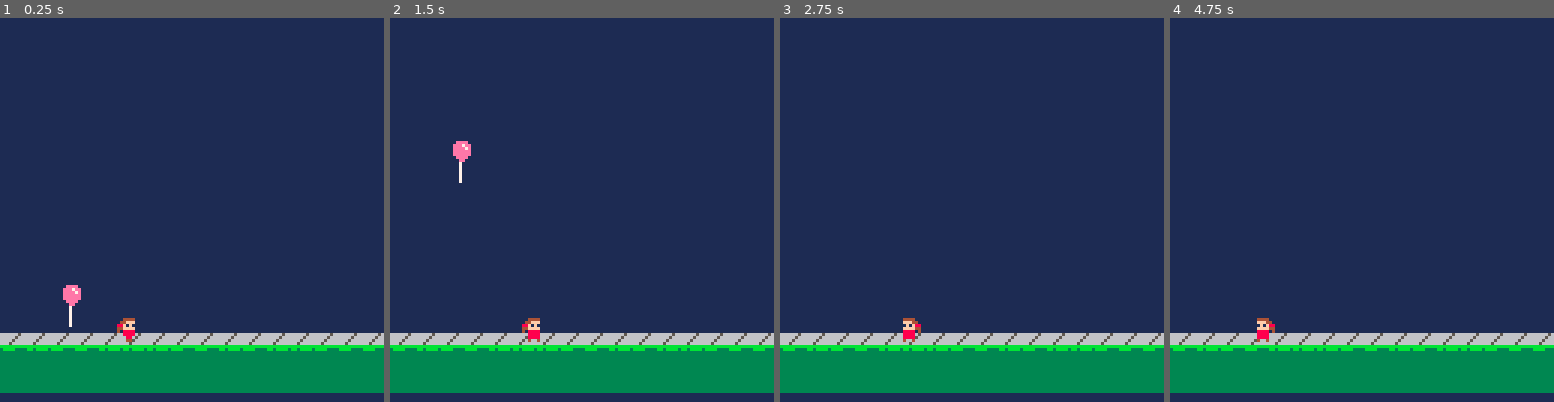
Above: before the commit, frames 1-4 (left to right).
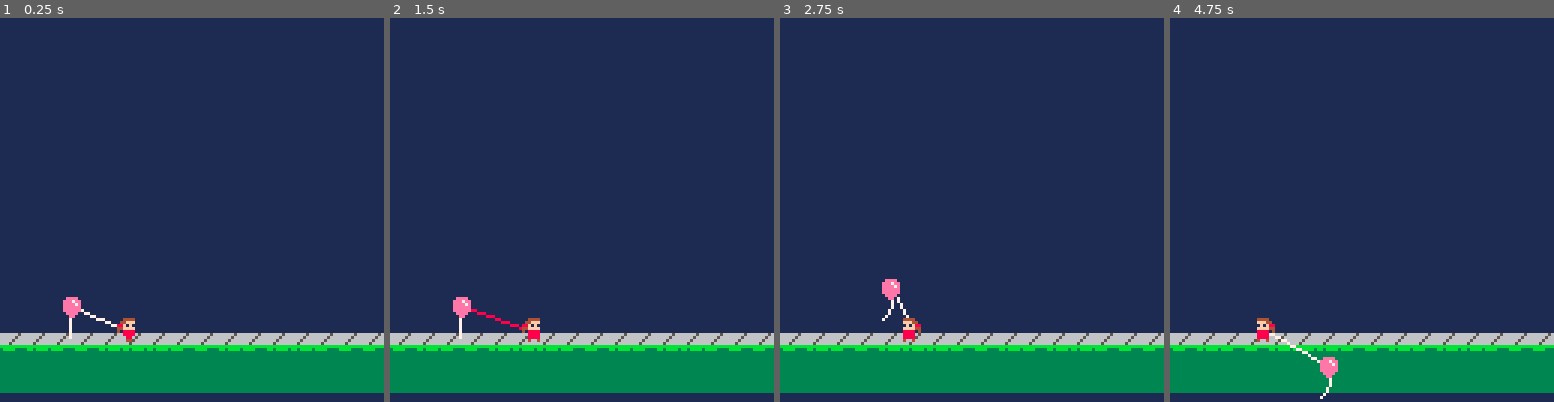
Above: after the commit, the same moments.

Repository: iffy/ppb-pico
Game: PICO-8 cartridge ppb.p8
The game is run twice, just before and just after one commit, with the same random seed, the same clock (stepped at 60 frames per second) and the same inputs.
Inputs:
- Up to frame 1 (0.25 s): no input
- Up to frame 2 (1.5 s): no input
- Up to frame 3 (2.75 s): hold Right 1.6-2.1 s; hold Up 2.15-2.42 s; hold Right from 2.47 s (still down)
- Up to frame 4 (4.75 s): release Right at 3.03 s; hold Left 3.08-3.58 s; hold Down 3.63-3.97 s; hold Right 4.02-4.68 s; hold Up from 4.73 s (still down)

The runs differ from the first frame. In frame 1, 0.4% of the frame differs, in the area x 16-31%, y 69-84%; in frame 2, 0.6%, in the area x 16-35%, y 32-84%; in frame 3, 0.3%; in frame 4, 0.4%.

Commit message:
I have a straight string

Diff:
--- a/ppb.p8
+++ b/ppb.p8
@@ -41,6 +41,7 @@
 
 -- all the actors in the world
 actors = {}
+tethers = {}
 
 -- largely copied from collide.p8
 -- make an actor
@@ -64,8 +65,8 @@
     a.frameticks = 4
 
     a.inertia = 0.6
+    a.mass = 1
     a.sprite = 1
-    a.postmove = function() end
     -- number of "walking frames"
     add(actors, a)
     return a
@@ -89,12 +90,12 @@
 function make_balloon(tx, ty)
     balloon = make_actor(tx, ty)
     balloon.draw = draw_balloon
-    balloon.ay = -0.02
+    --balloon.ay = -0.02
     balloon.inertia = 0.90
+    balloon.mass = 0.1
     balloon.string_lag = 3
     balloon.string_facing = CENTER
     balloon.control = control_balloon
-    balloon.postmove = move_string
     return balloon
 end
 function control_balloon(balloon)
@@ -110,8 +111,6 @@
         balloon.string_facing = CENTER
     end
 
-end
-function move_string(balloon)
 end
 
 --------------------------------------------------
@@ -148,6 +147,41 @@
 end
 
 --------------------------------------------------
+-- tethers
+--------------------------------------------------
+function make_tether(obj1, obj2, len)
+    t = {}
+    t.objs = {obj1, obj2}
+    t.elasticity = 0.5
+    t.length = len or 2
+    t.color = white
+    add(tethers, t)
+    return t
+end
+function draw_tether(t)
+    line(t.objs[1].tx * 8, t.objs[1].ty * 8, t.objs[2].tx * 8, t.objs[2].ty * 8, t.color)
+end
+function constrain_tether(t)
+    obj1 = t.objs[1]
+    obj2 = t.objs[2]
+    x1 = obj1.tx + obj1.vx
+    y1 = obj1.ty + obj1.vy
+    x2 = obj2.tx + obj2.vx
+    y2 = obj2.ty + obj2.vy
+    if (distance(x1, y1, x2, y2) > t.length) then
+        t.color = red
+        obj1.vx *= -t.elasticity
+        obj1.vy *= -t.elasticity
+        -- XXX aim obj1 at obj2, not just "bounce"
+    else
+        t.color = white
+    end
+end
+function distance(x1,y1,x2,y2)
+    return sqrt((x2-x1)^2 + (y2-y1)^2)
+end
+
+--------------------------------------------------
 -- generic actor stuff
 --------------------------------------------------
 function draw_actor(a)
@@ -173,13 +207,13 @@
     elseif (a.vx > 0) then
         a.facing = RIGHT
     end
-    a.postmove(a)
 end
 
 
 function _init()
-    make_balloon(3, 12)
-    make_girl(5, 13)
+    balloon = make_balloon(3, 12)
+    girl = make_girl(5, 13)
+    make_tether(balloon, girl, 3)
 end
 
 function _draw()
@@ -194,11 +228,13 @@
     map(0,0,0,101,16,3)
 
     -- characters
+    foreach(tethers, draw_tether)
     foreach(actors, draw_actor)
     -- fore1
 end
 
 function _update()
+    foreach(tethers, constrain_tether)
     foreach(actors, move_actor)
 end
 
